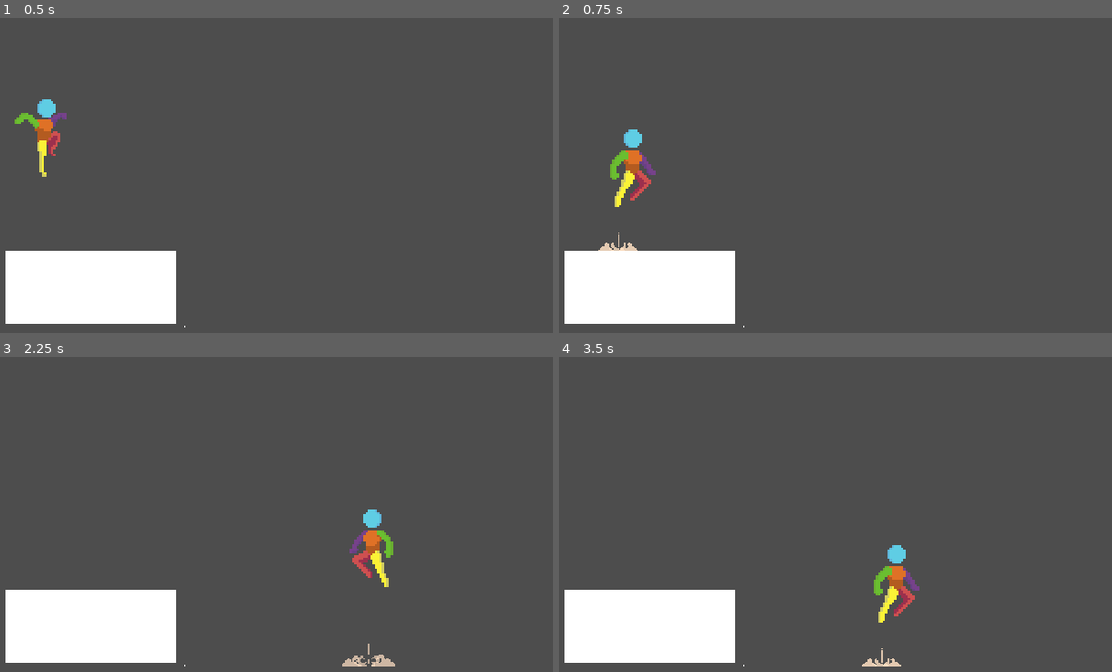
Above: before the commit, frames 1-4 (two rows, left to right).
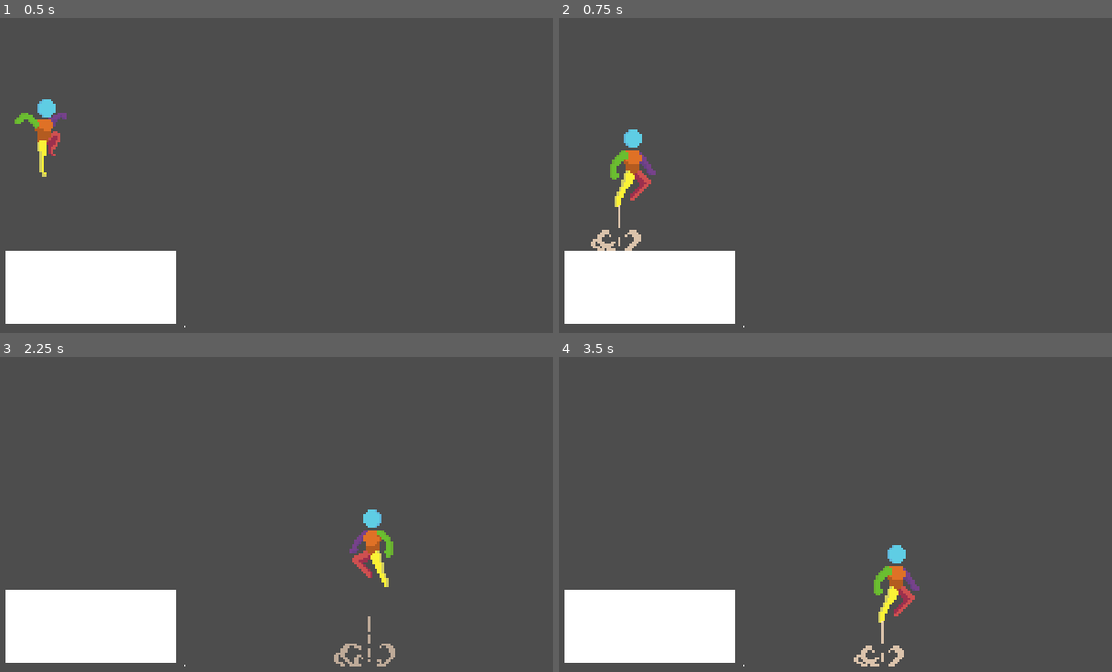
Above: after the commit, the same moments.

Repository: pdroacordi/memorina
Game: Godot game, scene res://scenes/world/game.tscn
The game is run twice, just before and just after one commit, with the same random seed, the same clock (stepped at 60 frames per second) and the same inputs.
Inputs:
- Up to frame 1 (0.5 s): no input
- Up to frame 2 (0.75 s): hold Right (move_right) from 0.53 s (still down); hold Z (jump) from 0.53 s (still down)
- Up to frame 3 (2.25 s): release Z (jump) at 1.28 s; tap Z (jump) at 1.35, 1.52, 1.82 s; release Right (move_right) at 2.03 s; hold Left (move_left) from 2.03 s (still down); hold Z (jump) from 2.03 s (still down)
- Up to frame 4 (3.5 s): release Left (move_left) at 2.78 s; release Z (jump) at 2.78 s; hold Right (move_right) from 2.78 s (still down); tap Z (jump) at 2.85, 3.02, 3.32 s

Frame 1 is identical in both runs. In frame 2, 0.3% of the frame differs, in the area x 5-15%, y 59-74%; in frame 3, 0.4%, in the area x 60-72%, y 82-99%; in frame 4, 0.3%.

Commit message:
tune(particles): scale dust effects for the larger character
Jump and land dust sheets are redrawn at the new world scale, with atlas
regions and spawn offsets updated to match. Frame counts are unchanged at
6 and 8.

min_land_speed rises to 800 to keep dust reserved for genuinely hard
landings now that fall speeds are larger.

Diff:
--- a/scenes/particles/dust/dust_emitter.gd
+++ b/scenes/particles/dust/dust_emitter.gd
@@ -3,7 +3,7 @@
 
 @export var jump_particles : PackedScene
 @export var land_particles : PackedScene
-@export var min_land_speed : float = 400.0
+@export var min_land_speed : float = 800.0
 
 @onready var _spawner : Spawner = get_tree().get_first_node_in_group(Spawner.GROUP)
 
--- a/scenes/particles/dust/jump_dust_particles.tscn
+++ b/scenes/particles/dust/jump_dust_particles.tscn
@@ -1,52 +1,52 @@
 [gd_scene format=3 uid="uid://cbam77lyl5m76"]
 
-[ext_resource type="Texture2D" uid="uid://dsecw6wtxg8nc" path="res://assets/sprites/particles/dust/jump_cloud_32x32.png" id="1_ljep0"]
+[ext_resource type="Texture2D" uid="uid://dsecw6wtxg8nc" path="res://assets/sprites/particles/dust/jump_cloud_256x256.png" id="1_ljep0"]
 [ext_resource type="Script" uid="uid://cuqeaexyauj8h" path="res://scenes/particles/dust/dust_particle.gd" id="2_sne6l"]
 
-[sub_resource type="AtlasTexture" id="AtlasTexture_yxci8"]
+[sub_resource type="AtlasTexture" id="AtlasTexture_sne6l"]
 atlas = ExtResource("1_ljep0")
-region = Rect2(0, 0, 32, 32)
+region = Rect2(0, 0, 64, 64)
 
-[sub_resource type="AtlasTexture" id="AtlasTexture_nvoeu"]
+[sub_resource type="AtlasTexture" id="AtlasTexture_wwc0i"]
 atlas = ExtResource("1_ljep0")
-region = Rect2(32, 0, 32, 32)
+region = Rect2(64, 0, 64, 64)
 
-[sub_resource type="AtlasTexture" id="AtlasTexture_u3kw3"]
+[sub_resource type="AtlasTexture" id="AtlasTexture_4netb"]
 atlas = ExtResource("1_ljep0")
-region = Rect2(0, 32, 32, 32)
+region = Rect2(0, 64, 64, 64)
 
-[sub_resource type="AtlasTexture" id="AtlasTexture_yfpja"]
+[sub_resource type="AtlasTexture" id="AtlasTexture_eupyc"]
 atlas = ExtResource("1_ljep0")
-region = Rect2(32, 32, 32, 32)
+region = Rect2(64, 64, 64, 64)
 
-[sub_resource type="AtlasTexture" id="AtlasTexture_ikop2"]
+[sub_resource type="AtlasTexture" id="AtlasTexture_dkp2r"]
 atlas = ExtResource("1_ljep0")
-region = Rect2(0, 64, 32, 32)
+region = Rect2(0, 128, 64, 64)
 
-[sub_resource type="AtlasTexture" id="AtlasTexture_u6vj4"]
+[sub_resource type="AtlasTexture" id="AtlasTexture_0vf01"]
 atlas = ExtResource("1_ljep0")
-region = Rect2(32, 64, 32, 32)
+region = Rect2(64, 128, 64, 64)
 
 [sub_resource type="SpriteFrames" id="SpriteFrames_dk131"]
 animations = [{
 "frames": [{
 "duration": 1.0,
-"texture": SubResource("AtlasTexture_yxci8")
+"texture": SubResource("AtlasTexture_sne6l")
 }, {
 "duration": 1.0,
-"texture": SubResource("AtlasTexture_nvoeu")
+"texture": SubResource("AtlasTexture_wwc0i")
 }, {
 "duration": 1.0,
-"texture": SubResource("AtlasTexture_u3kw3")
+"texture": SubResource("AtlasTexture_4netb")
 }, {
 "duration": 1.0,
-"texture": SubResource("AtlasTexture_yfpja")
+"texture": SubResource("AtlasTexture_eupyc")
 }, {
 "duration": 1.0,
-"texture": SubResource("AtlasTexture_ikop2")
+"texture": SubResource("AtlasTexture_dkp2r")
 }, {
 "duration": 1.0,
-"texture": SubResource("AtlasTexture_u6vj4")
+"texture": SubResource("AtlasTexture_0vf01")
 }],
 "loop": 0,
 "name": &"default",
@@ -55,7 +55,6 @@
 
 [node name="JumpDustParticles" type="AnimatedSprite2D" unique_id=831895557]
 sprite_frames = SubResource("SpriteFrames_dk131")
-frame = 5
 frame_progress = 1.0
-offset = Vector2(0, -16)
+offset = Vector2(0, -32)
 script = ExtResource("2_sne6l")
--- a/scenes/particles/dust/landing_dust_particles.tscn
+++ b/scenes/particles/dust/landing_dust_particles.tscn
@@ -1,66 +1,66 @@
 [gd_scene format=3 uid="uid://b2a63w0vkfy3a"]
 
-[ext_resource type="Texture2D" uid="uid://eekgpjljcp8c" path="res://assets/sprites/particles/dust/land_dust_64x32.png" id="1_t74rj"]
+[ext_resource type="Texture2D" uid="uid://eekgpjljcp8c" path="res://assets/sprites/particles/dust/land_dust_128x192.png" id="1_t74rj"]
 [ext_resource type="Script" uid="uid://cuqeaexyauj8h" path="res://scenes/particles/dust/dust_particle.gd" id="2_v4xv3"]
 
-[sub_resource type="AtlasTexture" id="AtlasTexture_hov54"]
+[sub_resource type="AtlasTexture" id="AtlasTexture_v4xv3"]
 atlas = ExtResource("1_t74rj")
-region = Rect2(0, 0, 64, 32)
+region = Rect2(0, 0, 128, 64)
 
-[sub_resource type="AtlasTexture" id="AtlasTexture_7kw27"]
+[sub_resource type="AtlasTexture" id="AtlasTexture_sfljt"]
 atlas = ExtResource("1_t74rj")
-region = Rect2(64, 0, 64, 32)
+region = Rect2(128, 0, 128, 64)
 
-[sub_resource type="AtlasTexture" id="AtlasTexture_2quym"]
+[sub_resource type="AtlasTexture" id="AtlasTexture_yd704"]
 atlas = ExtResource("1_t74rj")
-region = Rect2(0, 32, 64, 32)
+region = Rect2(0, 64, 128, 64)
 
-[sub_resource type="AtlasTexture" id="AtlasTexture_vqe6j"]
+[sub_resource type="AtlasTexture" id="AtlasTexture_l1cye"]
 atlas = ExtResource("1_t74rj")
-region = Rect2(64, 32, 64, 32)
+region = Rect2(128, 64, 128, 64)
 
-[sub_resource type="AtlasTexture" id="AtlasTexture_3h8qw"]
+[sub_resource type="AtlasTexture" id="AtlasTexture_fekaq"]
 atlas = ExtResource("1_t74rj")
-region = Rect2(0, 64, 64, 32)
+region = Rect2(0, 128, 128, 64)
 
-[sub_resource type="AtlasTexture" id="AtlasTexture_ndfhe"]
+[sub_resource type="AtlasTexture" id="AtlasTexture_ltsej"]
 atlas = ExtResource("1_t74rj")
-region = Rect2(64, 64, 64, 32)
+region = Rect2(128, 128, 128, 64)
 
-[sub_resource type="AtlasTexture" id="AtlasTexture_7w0gk"]
+[sub_resource type="AtlasTexture" id="AtlasTexture_nllm3"]
 atlas = ExtResource("1_t74rj")
-region = Rect2(0, 96, 64, 32)
+region = Rect2(0, 192, 128, 64)
 
-[sub_resource type="AtlasTexture" id="AtlasTexture_cepvs"]
+[sub_resource type="AtlasTexture" id="AtlasTexture_v8avh"]
 atlas = ExtResource("1_t74rj")
-region = Rect2(64, 96, 64, 32)
+region = Rect2(128, 192, 128, 64)
 
 [sub_resource type="SpriteFrames" id="SpriteFrames_dk131"]
 animations = [{
 "frames": [{
 "duration": 1.0,
-"texture": SubResource("AtlasTexture_hov54")
+"texture": SubResource("AtlasTexture_v4xv3")
 }, {
 "duration": 1.0,
-"texture": SubResource("AtlasTexture_7kw27")
+"texture": SubResource("AtlasTexture_sfljt")
 }, {
 "duration": 1.0,
-"texture": SubResource("AtlasTexture_2quym")
+"texture": SubResource("AtlasTexture_yd704")
 }, {
 "duration": 1.0,
-"texture": SubResource("AtlasTexture_vqe6j")
+"texture": SubResource("AtlasTexture_l1cye")
 }, {
 "duration": 1.0,
-"texture": SubResource("AtlasTexture_3h8qw")
+"texture": SubResource("AtlasTexture_fekaq")
 }, {
 "duration": 1.0,
-"texture": SubResource("AtlasTexture_ndfhe")
+"texture": SubResource("AtlasTexture_ltsej")
 }, {
 "duration": 1.0,
-"texture": SubResource("AtlasTexture_7w0gk")
+"texture": SubResource("AtlasTexture_nllm3")
 }, {
 "duration": 1.0,
-"texture": SubResource("AtlasTexture_cepvs")
+"texture": SubResource("AtlasTexture_v8avh")
 }],
 "loop": 0,
 "name": &"default",
@@ -69,7 +69,6 @@
 
 [node name="LandingDustParticles" type="AnimatedSprite2D" unique_id=831895557]
 sprite_frames = SubResource("SpriteFrames_dk131")
-frame = 7
 frame_progress = 1.0
-offset = Vector2(0, -16)
+offset = Vector2(0, -32)
 script = ExtResource("2_v4xv3")
Binary file added: assets/sprites/particles/dust/jump_cloud_256x256.png
Not shown, changed: assets/sprites/particles/dust/jump_cloud_256x256.png.import
Binary file removed: assets/sprites/particles/dust/jump_cloud_32x32.png
Binary file added: assets/sprites/particles/dust/land_dust_128x192.png
Not shown, changed: assets/sprites/particles/dust/land_dust_128x192.png.import
Binary file removed: assets/sprites/particles/dust/land_dust_64x32.png
